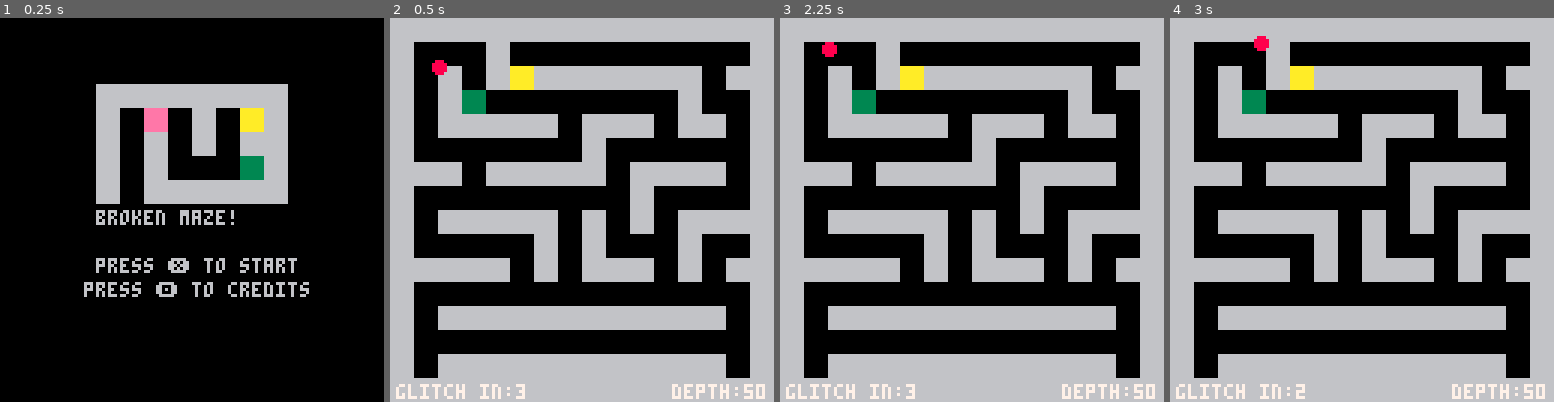
Above: before the commit, frames 1-4 (left to right).
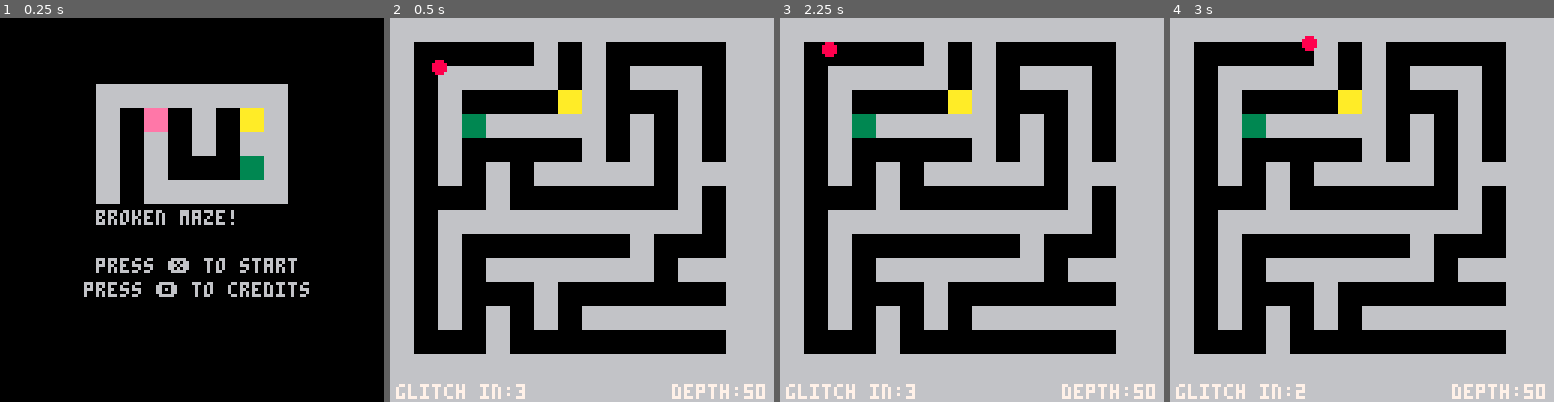
Above: after the commit, the same moments.

Repository: getJv/novice_summer_jam
Game: PICO-8 cartridge s_broken.p8
Same seed, same stepped clock (60 frames per second), same inputs: the game is played once before the commit and once after it.
Inputs:
- Up to frame 1 (0.25 s): no input
- Up to frame 2 (0.5 s): tap X (X key) at 0.33 s
- Up to frame 3 (2.25 s): tap O (Z key) at 0.7, 1.7, 2.1 s; tap X (X key) at 1.07, 1.85 s; hold Right 1.6-2.1 s; hold Up from 2.15 s (still down)
- Up to frame 4 (3 s): release Up at 2.42 s; hold Right from 2.47 s (still down); tap O (Z key) at 2.5, 2.9 s; tap X (X key) at 2.97 s

Frame 1 is identical in both runs. In frame 2, 22% of the frame differs, in the area x 6-94%, y 6-94%; in frame 3, 22%; in frame 4, 22%, in the area x 6-94%, y 4-94%.

Commit message:
feat: Add random maze generation

Diff:
--- a/handler_maze.lua
+++ b/handler_maze.lua
@@ -9,24 +9,52 @@
     exit = 4 -- green
 }
 
-test_maze = {
-    {1,1,1,1,1,1,1,1,1,1,1,1,1,1,1,1},
-    {1,0,0,0,1,0,0,0,0,0,0,0,0,0,0,1},
-    {1,0,1,0,1,0,1,1,1,1,1,1,1,0,1,1},
-    {1,0,1,0,0,0,0,0,0,0,0,0,1,0,0,1},
-    {1,0,1,1,1,1,1,0,1,1,1,0,1,1,0,1},
-    {1,0,0,0,0,0,0,0,1,0,0,0,0,0,0,1},
-    {1,1,1,0,1,1,1,1,1,0,1,1,1,1,0,1},
-    {1,0,0,0,0,0,0,0,0,0,1,0,0,0,0,1},
-    {1,0,1,1,1,1,1,0,1,0,1,0,1,1,1,1},
-    {1,0,0,0,0,0,1,0,1,0,0,0,1,0,0,1},
-    {1,1,1,1,1,0,1,0,1,1,1,0,1,0,1,1},
-    {1,0,0,0,0,0,0,0,0,0,0,0,0,0,0,1},
-    {1,0,1,1,1,1,1,1,1,1,1,1,1,1,0,1},
-    {1,0,0,0,0,0,0,0,0,0,0,0,0,0,0,1},
-    {1,0,1,1,1,1,1,1,1,1,1,1,1,1,0,1},
-    {1,1,1,1,1,1,1,1,1,1,1,1,1,1,1,1}
-}
+-- https://www.integral-domain.org/lwilliams/Applets/algorithms/backtrackingmaze.php
+-- https://www.youtube.com/watch?v=gBC_Fd8EE8A
+function generate_maze_recursive(width, height)
+    local maze = {}
+
+    -- Step 1: set all as wall
+    for row = 1, height do
+        maze[row] = {}
+        for col = 1, width do
+            maze[row][col] = obj_type.wall
+        end
+    end
+
+    -- step 2: start the path finder
+    function carve_path(x, y)
+        maze[y][x] = 0  -- Set entrypoint
+
+        -- set possible directions trbl
+        local directions = {{0,2},{2,0},{0,-2},{-2,0}}
+
+        -- random away sort the directions
+        for i = #directions, 2, -1 do
+            local j = flr(rnd() * i) + 1
+            directions[i] = directions[j]
+            directions[j] = directions[i]
+        end
+
+        -- Try each direction
+        for dir in all(directions) do
+            local next_x, next_y = x + dir[1], y + dir[2]
+
+            -- is inside maze limit? and is a wall
+            if next_x > 1 and next_x < width and next_y > 1 and next_y < height and maze[next_y][next_x] == obj_type.wall then
+                maze[y + dir[2]/2][x + dir[1]/2] = 0  -- Replace wall for path
+                carve_path(next_x, next_y)  -- Call for next coors
+            end
+        end
+    end
+
+    -- Entrypoint to cave
+    carve_path(2, 2)
+
+    return maze
+end
+
+
 
 -- use offset as 0 if you dont need it
 function draw_maze(maze_template,offset_x,offset_y)
--- a/main_scene.lua
+++ b/main_scene.lua
@@ -5,7 +5,7 @@
     player.x = 16
     player.y = 16
     -- Load the maze format, using test until i code the auto generation... probably the most broken part TODO: try random generation or creat 10 maps as default...
-    maze = test_maze
+    maze = generate_maze_recursive(16,16)
     add_key()
     add_exit()
 
